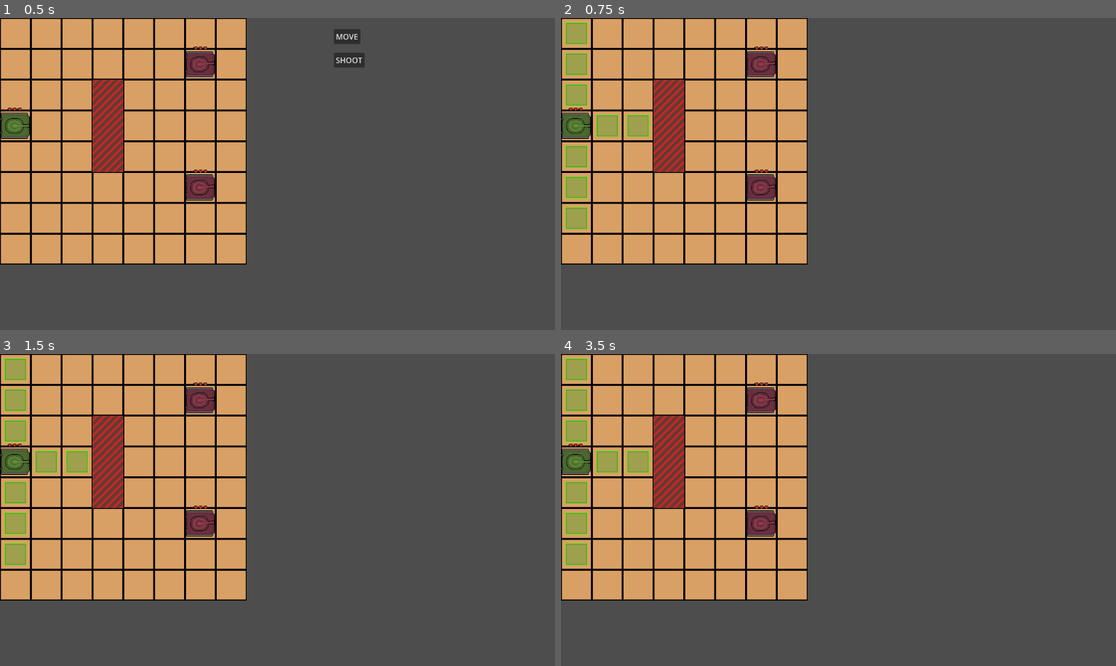
Above: before the commit, frames 1-4 (two rows, left to right).
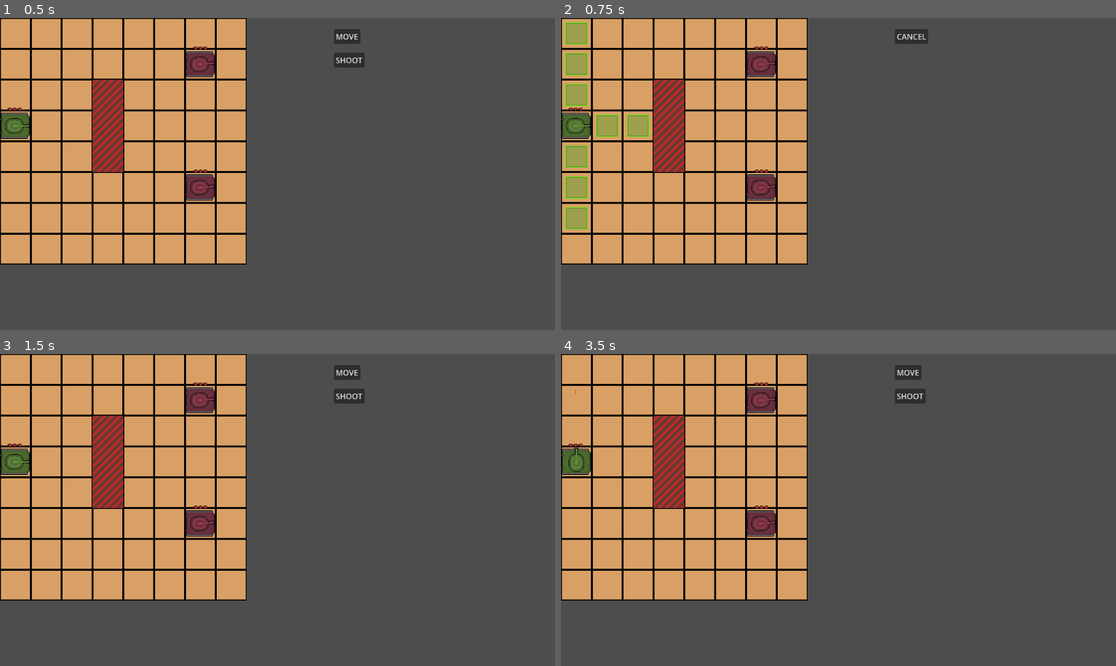
Above: after the commit, the same moments.

Repository: s3716853/tank-game
Game: Godot game, scene res://Scenes/main.tscn
The game is run twice, just before and just after one commit, with the same random seed, the same clock (stepped at 60 frames per second) and the same inputs.
Inputs (mouse positions are in pixels of both pictures, inside the frame that each line leads up to):
- Up to frame 1 (0.5 s): no input
- Up to frame 2 (0.75 s): click "MOVE" at 0.5 s
- Up to frame 3 (1.5 s): click (349, 372) at 1.25 s, where only the run after the commit has a clickable "CANCEL"
- Up to frame 4 (3.5 s): click (910, 397) at 2 s, where only the run after the commit has a clickable "SHOOT"; click (577, 438) at 2.77 s

Frame 1 is identical in both runs. In frame 2, 0.3% of the frame differs, in the area x 60-67%, y 3-9%; in frame 3, 2.8%; in frame 4, 2.8%, in the area x 0-66%, y 1-68%.
Error before the commit: Invalid access to property or key 'position' on a base object of type 'Node2D'. (res://Scripts/map.gd:120)

Commit message:
Can cancel turns

Diff:
--- a/Prefabs/player.tscn
+++ b/Prefabs/player.tscn
@@ -11,9 +11,12 @@
 [sub_resource type="RectangleShape2D" id="RectangleShape2D_s01wh"]
 size = Vector2(61, 54)
 
-[node name="Player" type="Node2D" node_paths=PackedStringArray("bullet_spawn", "arrows", "turret") groups=["Player"]]
+[node name="Player" type="Node2D" node_paths=PackedStringArray("UI_buttons", "action_buttons", "cancel_button", "bullet_spawn", "arrows", "turret") groups=["Player"]]
 position = Vector2(42, 74)
 script = ExtResource("1_tj6g3")
+UI_buttons = NodePath("CanvasLayer")
+action_buttons = NodePath("CanvasLayer/Action Buttons")
+cancel_button = NodePath("CanvasLayer/Cancel Button")
 bullet_spawn = NodePath("Body/Turret/BulletSpawn")
 arrows = NodePath("Arrows")
 turret = NodePath("Body/Turret")
@@ -132,14 +135,20 @@
 
 [node name="CanvasLayer" type="CanvasLayer" parent="."]
 
-[node name="Move Button" type="Button" parent="CanvasLayer"]
+[node name="Action Buttons" type="Control" parent="CanvasLayer"]
+layout_mode = 3
+anchors_preset = 0
+offset_right = 40.0
+offset_bottom = 40.0
+
+[node name="Move Button" type="Button" parent="CanvasLayer/Action Buttons"]
 offset_left = 693.0
 offset_top = 23.0
 offset_right = 748.0
 offset_bottom = 54.0
 text = "MOVE"
 
-[node name="Shoot Button" type="Button" parent="CanvasLayer"]
+[node name="Shoot Button" type="Button" parent="CanvasLayer/Action Buttons"]
 offset_left = 693.0
 offset_top = 72.0
 offset_right = 757.0
@@ -147,9 +156,24 @@
 text = "SHOOT
 "
 
+[node name="Cancel Button" type="Control" parent="CanvasLayer"]
+visible = false
+layout_mode = 3
+anchors_preset = 0
+offset_right = 40.0
+offset_bottom = 40.0
+
+[node name="Cancel Button" type="Button" parent="CanvasLayer/Cancel Button"]
+offset_left = 693.0
+offset_top = 23.0
+offset_right = 748.0
+offset_bottom = 54.0
+text = "CANCEL"
+
 [connection signal="pressed" from="Arrows/UP" to="Arrows" method="_on_up_pressed"]
 [connection signal="pressed" from="Arrows/RIGHT" to="Arrows" method="_on_right_pressed"]
 [connection signal="pressed" from="Arrows/DOWN" to="Arrows" method="_on_down_pressed"]
 [connection signal="pressed" from="Arrows/LEFT" to="Arrows" method="_on_left_pressed"]
-[connection signal="pressed" from="CanvasLayer/Move Button" to="." method="_on_move_button_pressed"]
-[connection signal="pressed" from="CanvasLayer/Shoot Button" to="." method="_on_shoot_button_pressed"]
+[connection signal="pressed" from="CanvasLayer/Action Buttons/Move Button" to="." method="_on_move_button_pressed"]
+[connection signal="pressed" from="CanvasLayer/Action Buttons/Shoot Button" to="." method="_on_shoot_button_pressed"]
+[connection signal="pressed" from="CanvasLayer/Cancel Button/Cancel Button" to="." method="_on_cancel_button_pressed"]
--- a/Scripts/map.gd
+++ b/Scripts/map.gd
@@ -108,8 +108,7 @@
 		else:
 			break
 		y += 1
-	grid[player_grid_pos.x][player_grid_pos.y].cell_empty = false
-	#Turn on moveable tiles
+	#Turn on moveable tiles]
 	for tile in moveable:
 		if(tile.cell_empty):
 			tile.visible = true
@@ -119,8 +118,7 @@
 func tile_clicked(location):
 	grid[local_to_map(player.position).x][local_to_map(player.position).y].cell_empty = true
 	#For all the currently visible tile nodes, turn them off
-	for tile in moveable:
-		tile.visible = false
+	moveable_visibility(false)
 	moveable = []
 	#Move player to tile
 	player.move(map_to_local(location))
@@ -220,3 +218,9 @@
 	if(old_position != null):
 		grid[local_to_map(old_position).x][local_to_map(old_position).y].cell_empty = true
 	grid[local_to_map(location).x][local_to_map(location).y].cell_empty = false
+
+#Turn moveable tiles on/off
+func moveable_visibility(visibility):
+	#For all the currently visible tile nodes, turn them off
+	for tile in moveable:
+		tile.visible = visibility
--- a/Scripts/tankMain.gd
+++ b/Scripts/tankMain.gd
@@ -1,6 +1,12 @@
 extends Node
 
-var UI : CanvasLayer
+#All buttons. Turn off during enemy turns
+@export var UI_buttons : CanvasLayer
+#Move and Shoot buttons
+@export var action_buttons : Control
+#Cancel button
+@export var cancel_button : Control
+
 var bullet = preload("res://Prefabs/bullet.tscn")
 @export var bullet_spawn = Node2D
 #Node handling the tiles which can be moved to
@@ -28,8 +34,6 @@
 
 func _ready():
 	actions_remaining = max_actions
-	#UI buttons
-	UI = find_child("CanvasLayer")
 
 var t = 0
 var t2 = 0
@@ -71,10 +75,11 @@
 func hurt(amount):
 	find_child("Health").damage(amount)
 
-#Move button pressed, send signal to the tile map to work out which nodes are moveable
+#Move button pressed
 func _on_move_button_pressed() -> void:
 	#Turns off buttons so only one action can be taken
-	UI_change(false)
+	UI_change(true,false,true)
+	#Work out which nodes are moveable
 	map.find_moveable_tiles(self.global_position)
 
 #Set move location to node position and then move over time in func _process
@@ -82,17 +87,12 @@
 	target_location = location
 	t = 0
 	body_rotated = false
-
-#Shoot button pressed, send signal to the tile map to work out which direction
+#Shoot button sends signal here
 func _on_shoot_button_pressed() -> void:
 	arrows.visible = true
 	#Turns off buttons so only one action can be taken
-	UI_change(false)
-#Rotate turret smootly
-func rotate_turret(d):
-	t2 = 0
-	direction = d
-	turret_rotated = false
+	UI_change(true,false, true)
+#Shoots bullet
 func shoot():
 	#Spawning bullet and setting it to shoot from the "BulletSpawn" position
 	var b = bullet.instantiate()
@@ -101,24 +101,40 @@
 	b.global_rotation = turret.global_rotation
 	action_taken()
 
+#Called once an action is taken
+func action_taken():
+	actions_remaining -= 1
+	#If no actions remain then end the turn
+	if(actions_remaining == 0):
+		get_parent().set_enemy_turn()
+	else:
+		#Turns on action buttons
+		UI_change(true, true, false)
+#Rotate turret smootly
+func rotate_turret(d):
+	t2 = 0
+	direction = d
+	turret_rotated = false
 #Called to set the turn to the player's
 func player_turn():
 	actions_remaining = max_actions
 	#Turns on action buttons
-	UI_change(true)
-#Once an action is taken, check if any actions remain. If they don't, set it to be the enemy turn
-func action_taken():
-	actions_remaining -= 1
-	if(actions_remaining == 0):
-		get_parent().set_enemy_turn()
-	else:
-		#Turns on action buttons
-		UI_change(true)
+	UI_change(true,true,false)
 
 func tank_destroyed():
 	print("You Lose")
 	queue_free()
 
-#Turn UI buttons on/off
-func UI_change(visiblity):
-	UI.visible = visiblity
+#Turn UI on/off
+func UI_change(canvas, action, cancel):
+	UI_buttons.visible = canvas
+	action_buttons.visible = action
+	cancel_button.visible = cancel
+
+#Cancel action
+func _on_cancel_button_pressed() -> void:
+	UI_change(true,true,false)
+	#Turn off shoot arrows
+	arrows.visible = false
+	#Turn off moveable tiles
+	map.moveable_visibility(false)
